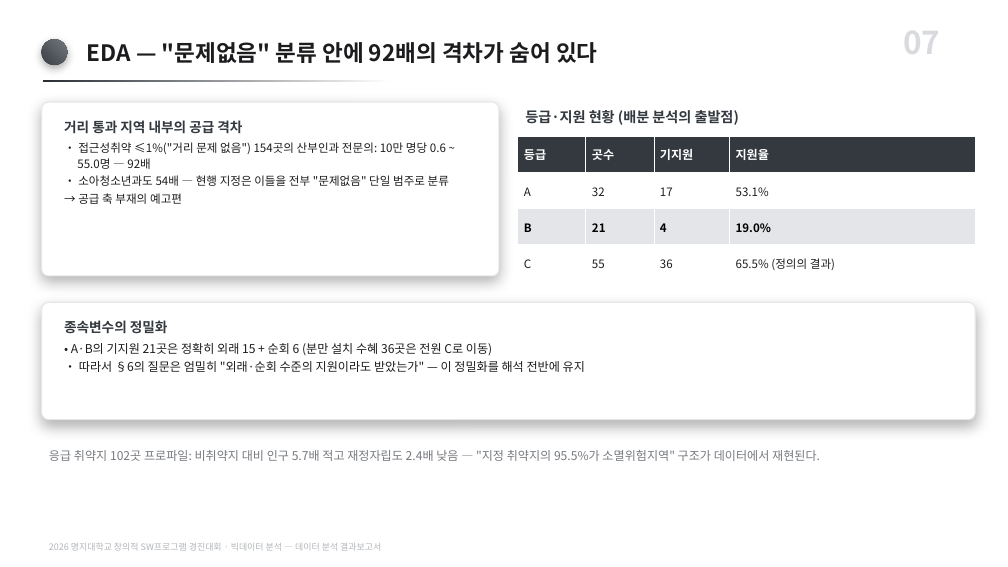
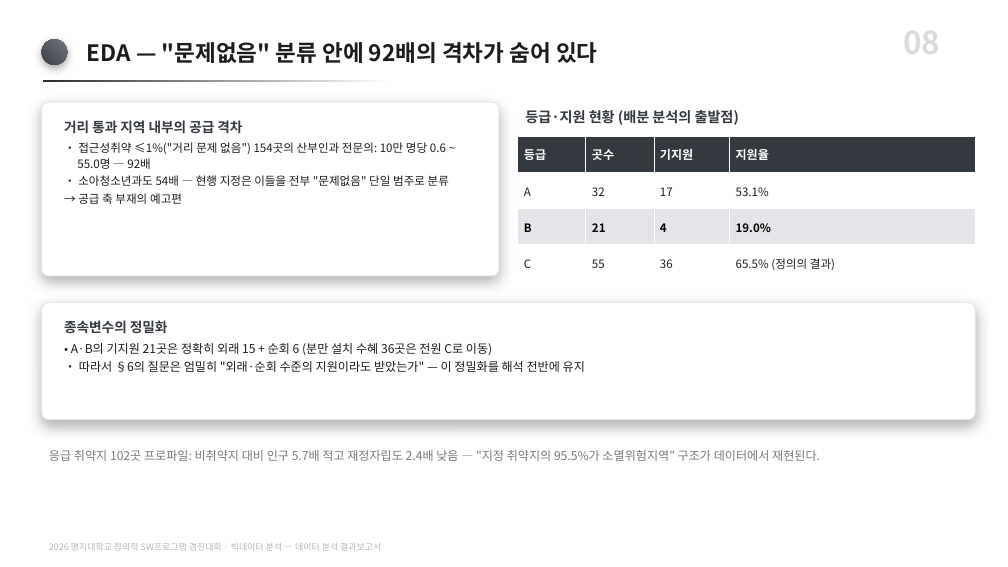
Before and after one commit to karvvan/maternity-care-policy-audit, a slide deck: slide 8 of 04_제출물/데이터분석_결과보고서.pptx (slide 7 before the commit). Drawn at 1008x567 pixels with LibreOffice and Linux fonts; fonts in the diff are those of the drawing. Boxes give left, top, right and bottom in pixels: in the first picture for what was removed or moved away, otherwise in the second. Text is boxed around its words. In the diff, an @@ line names an element or a change of style, - is before the commit and + after.

```diff
--- a/04_제출물/데이터분석_결과보고서.pptx
+++ b/04_제출물/데이터분석_결과보고서.pptx
@@ text at box(903, 18, 940, 64): text changed @@
-07
+08
```
Also in this commit, not shown: 16 other slides changed, 1 slide added, 6 other files.
